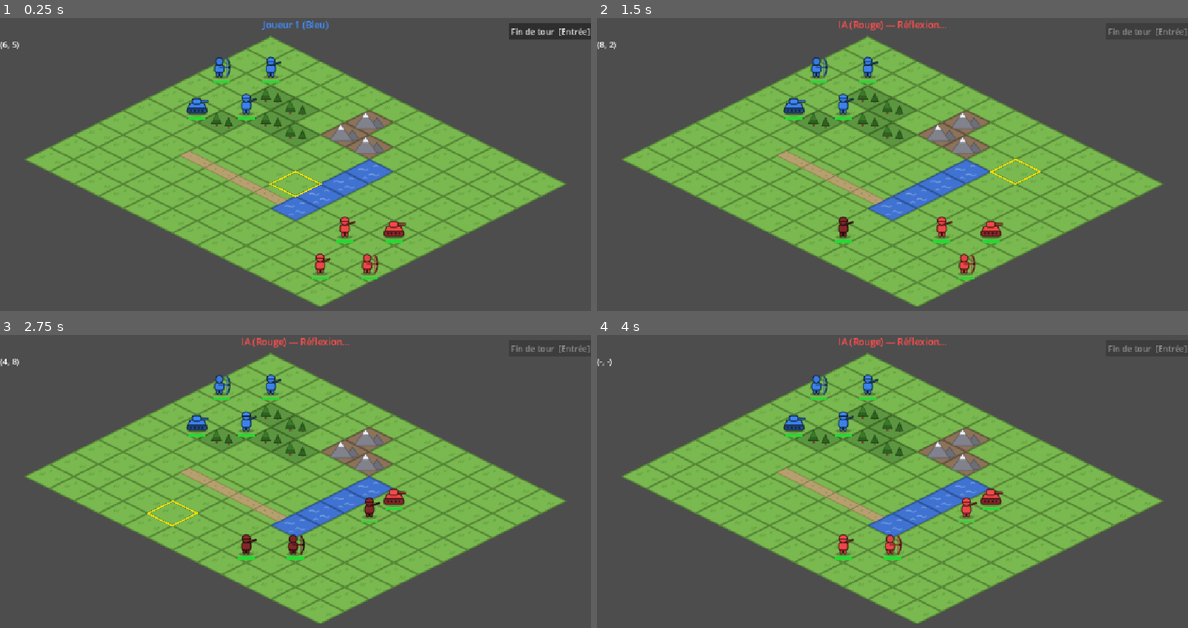
Above: before the commit, frames 1-4 (two rows, left to right).
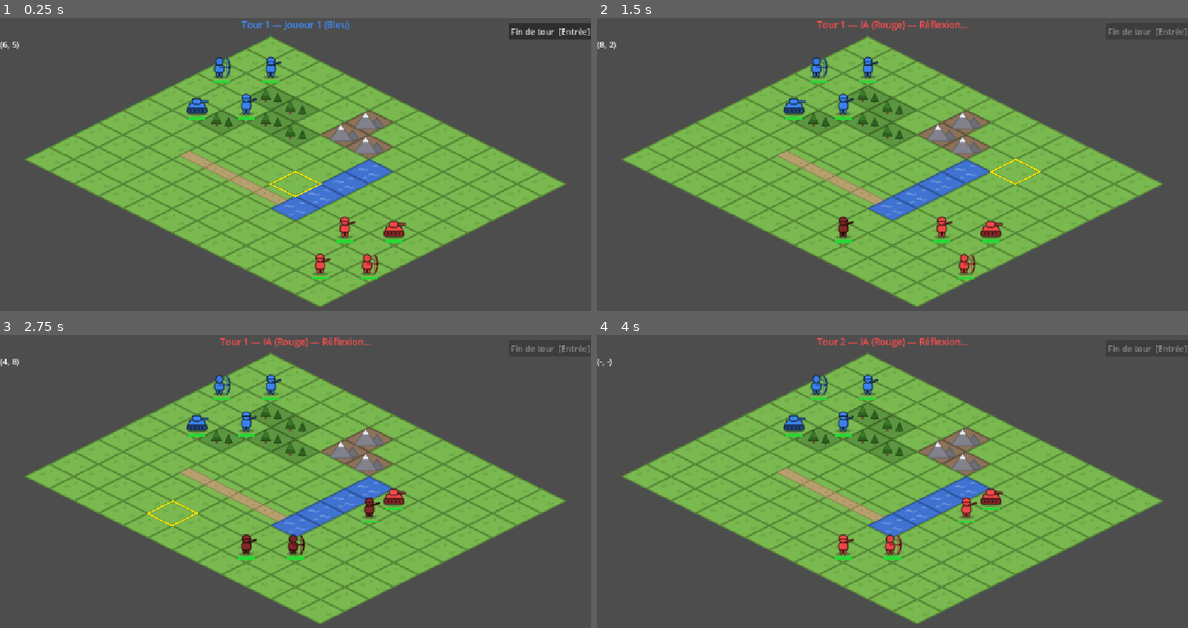
Above: after the commit, the same moments.

Repository: MaximeAutechaud/claude-wars
Game: Godot game, scene res://scenes/main.tscn
Two runs of this game, one before a commit and one after it. Both use one fixed random seed, a clock stepped at 60 frames per second and the inputs below.
Inputs (mouse positions are in pixels of both pictures, inside the frame that each line leads up to):
- Up to frame 1 (0.25 s): no input
- Up to frame 2 (1.5 s): click "Fin de tour [Entrée]" at 0.5 s; tap Enter at 1.25, 1.35 s; move the mouse to (1022, 167) at 1.27 s; click (1022, 167) at 1.42 s
- Up to frame 3 (2.75 s): tap Space at 1.52, 2, 2.27 s; move the mouse to (177, 516) at 2.02 s; tap Keypad Enter at 2.1 s; click (177, 516) at 2.17 s
- Up to frame 4 (4 s): move the mouse to (951, 428) at 2.77 s; tap Enter at 2.85 s; click (951, 428) at 2.92 s; click "Fin de tour [Entrée]" at 3.5 s

The runs differ from the first frame. In frame 1, 0.3% of the frame differs, in the area x 40-60%, y 0-5%; in frame 2, 0.4%; in frame 3, 0.4%; in frame 4, 0.4%, in the area x 37-63%, y 0-5%.

Commit message:
Phase 3 — conditions de victoire et de defaite
- Detection de fin apres chaque combat (joueur et IA, qui interrompt
  son tour si la partie se termine en cours)
- Ecran de fin : voile sombre, Victoire !/Defaite..., bouton Rejouer
  (recharge la scene), entrees bloquees apres la fin
- Compteur de tours dans le bandeau (Tour N), +1 quand la main
  revient au joueur
- DESIGN.md : phase 3 cochee, etat technique mis a jour

Co-Authored-By: Claude Fable 5 <noreply@anthropic.com>

Diff:
--- a/scenes/main.tscn
+++ b/scenes/main.tscn
@@ -27,8 +27,8 @@
 anchors_preset = 5
 anchor_left = 0.5
 anchor_right = 0.5
-offset_left = -120.0
-offset_right = 120.0
+offset_left = -220.0
+offset_right = 220.0
 offset_bottom = 36.0
 theme_override_font_sizes/font_size = 18
 horizontal_alignment = 1
@@ -65,5 +65,36 @@
 theme_override_font_sizes/font_size = 16
 text = "(-, -)"
 
+[node name="EndScreen" type="ColorRect" parent="UI"]
+visible = false
+anchor_right = 1.0
+anchor_bottom = 1.0
+color = Color(0, 0, 0, 0.55)
+
+[node name="EndBox" type="VBoxContainer" parent="UI/EndScreen"]
+anchors_preset = 8
+anchor_left = 0.5
+anchor_top = 0.5
+anchor_right = 0.5
+anchor_bottom = 0.5
+offset_left = -140.0
+offset_top = -70.0
+offset_right = 140.0
+offset_bottom = 70.0
+theme_override_constants/separation = 24
+alignment = 1
+
+[node name="EndLabel" type="Label" parent="UI/EndScreen/EndBox"]
+layout_mode = 2
+theme_override_font_sizes/font_size = 44
+horizontal_alignment = 1
+text = "Victoire !"
+
+[node name="RestartButton" type="Button" parent="UI/EndScreen/EndBox"]
+layout_mode = 2
+size_flags_horizontal = 4
+text = "  Rejouer  "
+
 [connection signal="pressed" from="UI/AttackZoneButton" to="." method="_on_attack_zone_pressed"]
 [connection signal="pressed" from="UI/EndTurnButton" to="." method="_end_turn"]
+[connection signal="pressed" from="UI/EndScreen/EndBox/RestartButton" to="." method="_on_restart_pressed"]
--- a/scripts/main.gd
+++ b/scripts/main.gd
@@ -10,12 +10,16 @@
 @onready var turn_label: Label       = $UI/TurnLabel
 @onready var attack_zone_btn: Button = $UI/AttackZoneButton
 @onready var end_turn_btn: Button    = $UI/EndTurnButton
+@onready var end_screen: ColorRect   = $UI/EndScreen
+@onready var end_label: Label        = $UI/EndScreen/EndBox/EndLabel
 
 var state := State.IDLE
 var selected_unit: Unit      = null
 var attackable_enemies: Array[Unit] = []
 var current_player := 0
 var ai_thinking    := false
+var game_over      := false
+var turn_count     := 1
 
 func _ready() -> void:
 	var mid := map.get_map_size() / 2
@@ -25,14 +29,14 @@
 # ── Entrées ──────────────────────────────────────────────────────────────────
 
 func _input(event: InputEvent) -> void:
-	if ai_thinking:
+	if ai_thinking or game_over:
 		return
 	if event is InputEventKey and event.pressed and not event.echo:
 		if event.keycode in [KEY_ENTER, KEY_KP_ENTER, KEY_SPACE]:
 			_end_turn()
 
 func _unhandled_input(event: InputEvent) -> void:
-	if ai_thinking:
+	if ai_thinking or game_over:
 		return
 	if not (event is InputEventMouseButton and event.pressed \
 			and event.button_index == MOUSE_BUTTON_LEFT):
@@ -63,6 +67,7 @@
 						attacker.has_moved = true
 						attacker.queue_redraw()
 					_deselect()
+					_check_game_over()
 				elif clicked != null and clicked.team == current_player and not clicked.has_moved:
 					_deselect()
 					_select(clicked)
@@ -78,6 +83,7 @@
 					attacker.has_moved = true
 					attacker.queue_redraw()
 			_deselect()
+			_check_game_over()
 
 # ── Transitions d'état ───────────────────────────────────────────────────────
 
@@ -128,14 +134,40 @@
 	_update_turn_label()
 
 func _end_turn() -> void:
-	if ai_thinking:
+	if ai_thinking or game_over:
 		return
 	_deselect()
 	units_layer.reset_team(current_player)
 	current_player = 1 - current_player
+	if current_player == 0:
+		turn_count += 1
 	_update_turn_label()
 	if current_player == AI_TEAM:
 		_run_ai_turn()  # coroutine lancée en arrière-plan
+
+# ── Fin de partie ────────────────────────────────────────────────────────────
+
+func _check_game_over() -> bool:
+	if game_over:
+		return true
+	var blue := units_layer.count_team(0)
+	var red := units_layer.count_team(AI_TEAM)
+	if blue > 0 and red > 0:
+		return false
+	game_over = true
+	end_turn_btn.disabled = true
+	attack_zone_btn.hide()
+	if blue == 0:
+		end_label.text = "Défaite…"
+		end_label.modulate = Unit.TEAM_COLORS[AI_TEAM]
+	else:
+		end_label.text = "Victoire !"
+		end_label.modulate = Unit.TEAM_COLORS[0]
+	end_screen.show()
+	return true
+
+func _on_restart_pressed() -> void:
+	get_tree().reload_current_scene()
 
 # ── IA ───────────────────────────────────────────────────────────────────────
 
@@ -156,6 +188,9 @@
 		if not is_instance_valid(unit) or unit.has_moved:
 			continue
 		_ai_act_unit(unit)
+		if _check_game_over():
+			ai_thinking = false
+			return
 		await get_tree().create_timer(0.5).timeout
 
 	ai_thinking = false
@@ -219,5 +254,5 @@
 		State.UNIT_MOVED:    " — %s : attaquer ou cliquer ailleurs" % unit_label,
 	}
 	var suffix: String = " — Réflexion…" if ai_thinking else hints.get(state, "")
-	turn_label.text = player_names[current_player] + suffix
+	turn_label.text = "Tour %d — %s%s" % [turn_count, player_names[current_player], suffix]
 	turn_label.modulate = Unit.TEAM_COLORS[current_player]
--- a/scripts/units_layer.gd
+++ b/scripts/units_layer.gd
@@ -36,6 +36,15 @@
 	add_child(u)
 	u.position = to_local(map.to_global(map.map_to_local(cell)))
 	return u
+
+# Unités vivantes d'une équipe (ignore celles en cours de suppression)
+func count_team(team: int) -> int:
+	var n := 0
+	for child in get_children():
+		if child is Unit and not child.is_queued_for_deletion() \
+				and (child as Unit).team == team:
+			n += 1
+	return n
 
 func get_unit_at(cell: Vector2i) -> Unit:
 	for child in get_children():
Not shown, changed: DESIGN.md
